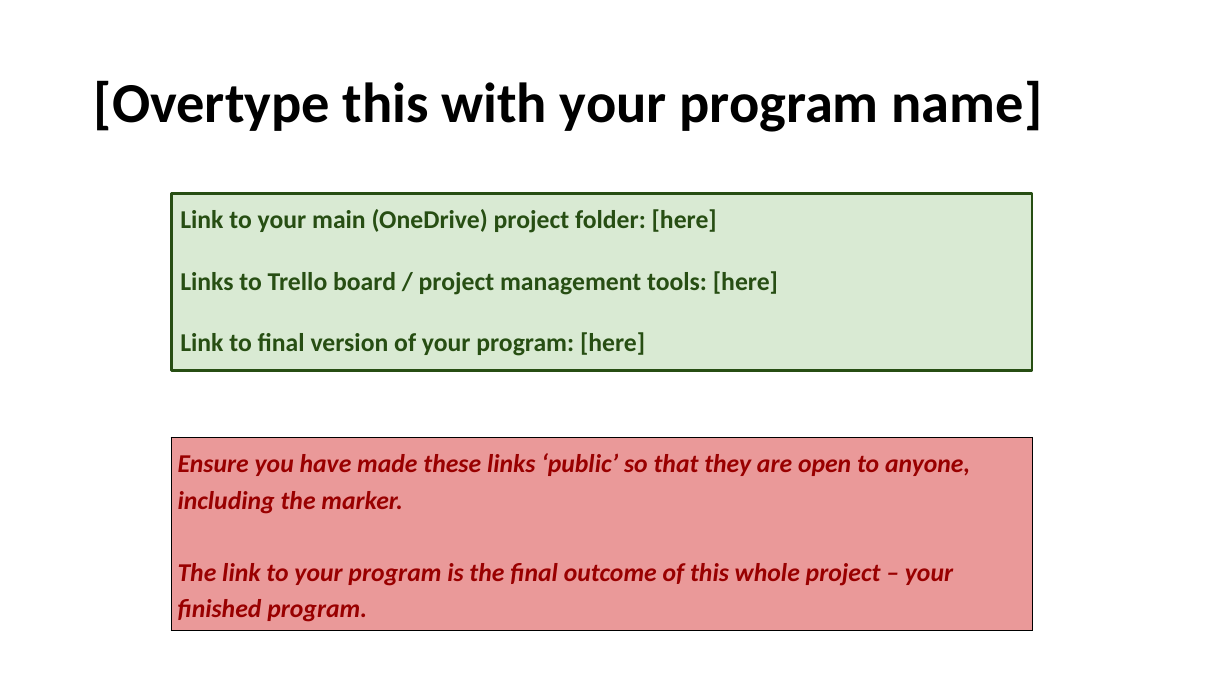
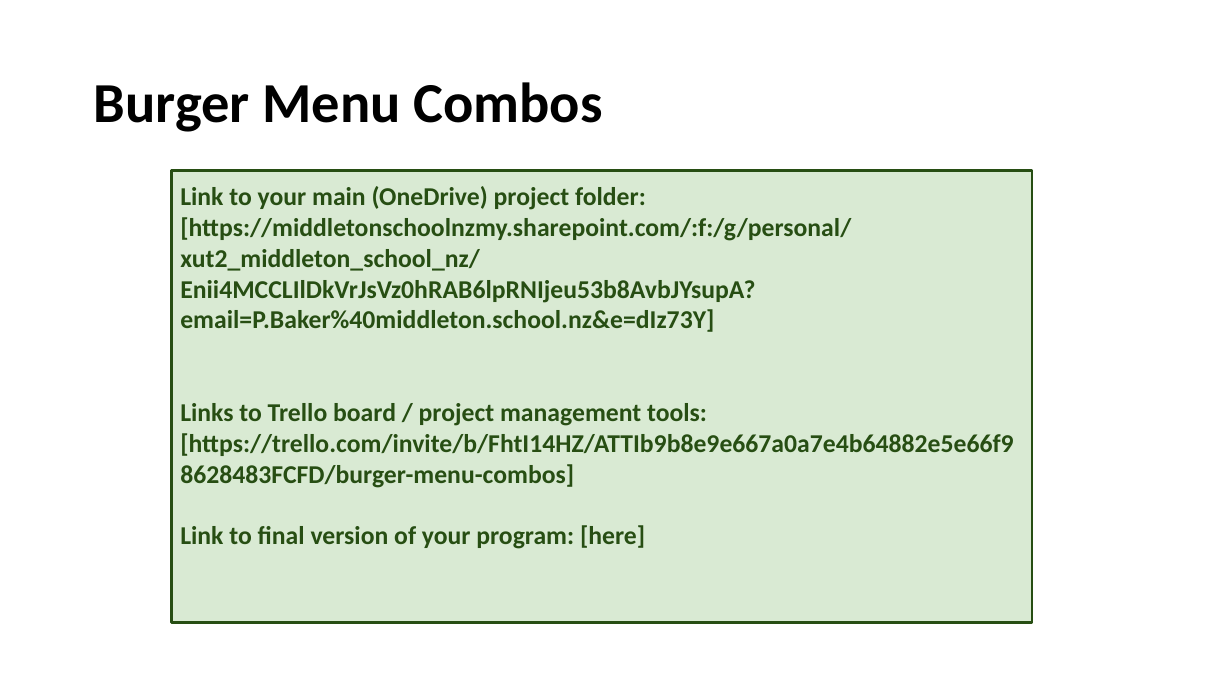
Before and after one commit to mgsthomasxu/pre-assessment, a slide deck: slide 2 of 2.7 and 2.8 Documentation Template .pptx. Drawn at 1232x693 pixels with LibreOffice and Linux fonts; fonts in the diff are those of the drawing. Boxes give left, top, right and bottom in pixels: in the first picture for what was removed or moved away, otherwise in the second. Text is boxed around its words. In the diff, an @@ line names an element or a change of style, - is before the commit and + after.

Commit message:
:+1:

```diff
--- a/2.7 and 2.8 Documentation Template .pptx
+++ b/2.7 and 2.8 Documentation Template .pptx
@@ title at bbox=[94, 82, 603, 132]: text changed @@
-[Overtype this with your program name]
+Burger Menu Combos
@@ rectangle "Link to your main (OneDrive) ...": place and size @@
-rectangle "Link to your main (OneDrive) ..." at bbox=[171, 193, 1032, 370]
+rectangle "Link to your main (OneDrive) ..." at bbox=[171, 171, 1032, 623]
@@ text in rectangle at bbox=[180, 186, 1013, 488]: text changed @@
-Link to your main (OneDrive) project folder: [here]
-Links to Trello board / project management tools: [here]
+Link to your main (OneDrive) project folder:
+[https://middletonschoolnzmy.sharepoint.com/:f:/g/personal/xut2_middleton_school_nz/Enii4MCCLIlDkVrJsVz0hRAB6lpRNIjeu53b8AvbJYsupA?email=P.Baker%40middleton.school.nz&e=dIz73Y]
+Links to Trello board / project management tools: [https://trello.com/invite/b/FhtI14HZ/ATTIb9b8e9e667a0a7e4b64882e5e66f98628483FCFD/burger-menu-combos]
@@ table removed at bbox=[171, 437, 1032, 626], 1 rows, 1 columns @@
-Ensure you have made these links ‘public’ so that they are open to anyone, including the marker. / The link to your program is the final outcome of this whole project – your finished program.
```
Also in this commit, not shown: 1 other slide changed.
